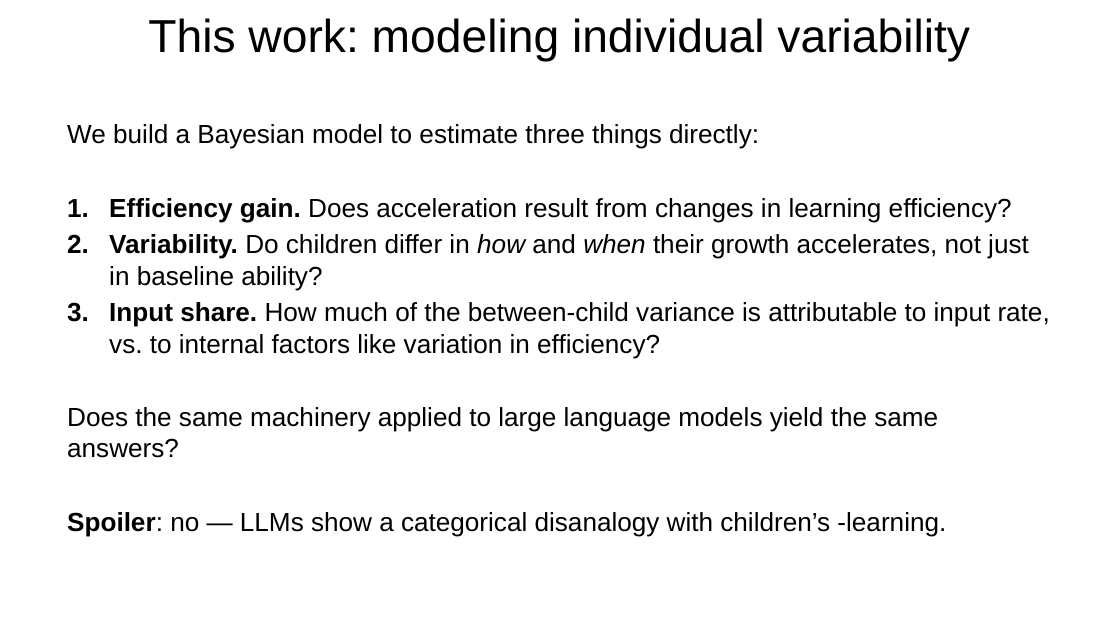
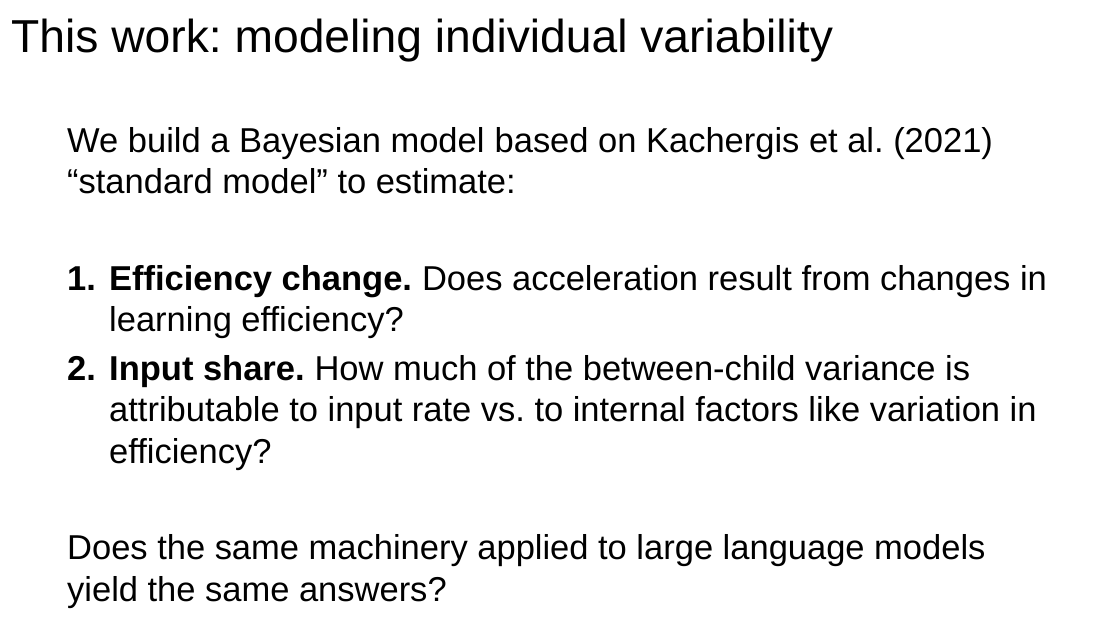
Before and after one commit to langcog/standard-model-2, a slide deck: slide 10 of outputs/slides/standard_model_pptx.pptx (slide 8 before the commit). Drawn at 1120x630 pixels with LibreOffice and Linux fonts; fonts in the diff are those of the drawing. Boxes give left, top, right and bottom in pixels: in the first picture for what was removed or moved away, otherwise in the second. Text is boxed around its words. In the diff, an @@ line names an element or a change of style, - is before the commit and + after.

Commit message:
ppt

```diff
--- a/outputs/slides/standard_model_pptx.pptx
+++ b/outputs/slides/standard_model_pptx.pptx
@@ title "This work: modeling individual variability" at (x1=11, y1=18, x2=833, y2=61): alignment centre to left @@
@@ text at (x1=67, y1=127, x2=1047, y2=470): text changed; size 16.8 to 22.2 pt @@
-We build a Bayesian model to estimate three things directly:
-1. Efficiency gain. Does acceleration result from changes in learning efficiency?
-2. Variability. Do children differ in how and when their growth accelerates, not just in baseline ability?
-3. Input share. How much of the between-child variance is attributable to input rate, vs. to internal factors like variation in efficiency?
+We build a Bayesian model based on Kachergis et al. (2021) “standard model” to estimate:
+1. Efficiency change. Does acceleration result from changes in learning efficiency?
+2. Input share. How much of the between-child variance is attributable to input rate vs. to internal factors like variation in efficiency?
@@ text at (x1=67, y1=512, x2=946, y2=536): paragraph removed @@
-Spoiler: no — LLMs show a categorical disanalogy with children’s -learning.
@@ text at (x1=67, y1=534, x2=985, y2=567): size 16.8 to 22.2 pt in "Does the same machinery applied to large ..."; more space between paragraphs @@
```
Also in this commit, not shown: 29 other slides changed, 24 slides added, 11 slides removed, 3 other files.
